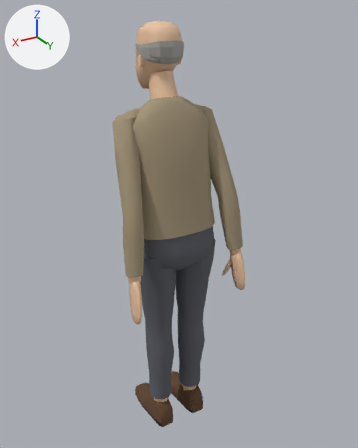
The Blender file arte/fuentes/personajes/persona_mayor.blend as it was, and as the next commit left it.
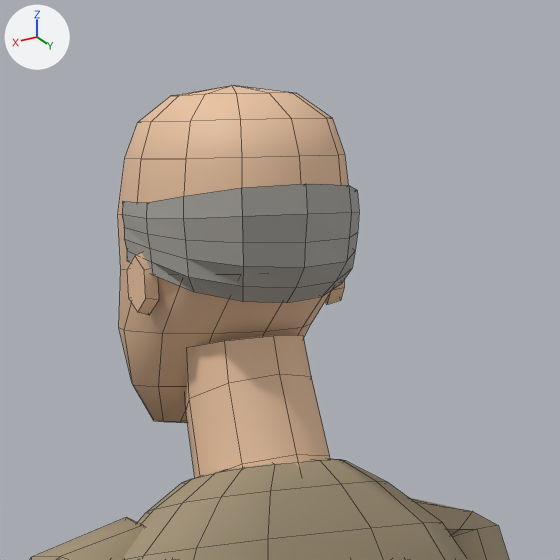
Each version is shown whole from a camera (50 mm lens) standing at (0.889, 1.513, 1.67) and looking at (-0.042, -0.04, 0.894), then close up on the part from 31% to 63% of the width and 1% to 26% of the height. Lighting does not change. The marker at upper left points along +X, +Y and +Z. The first two pictures are the older version. The close-ups show mesh edges as thin lines.

Names of what the first close-up shows: 'pelo', 'persona_mayor_cuerpo'.
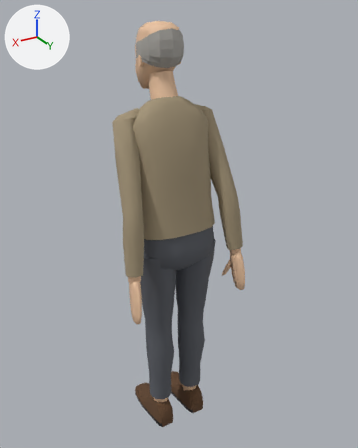
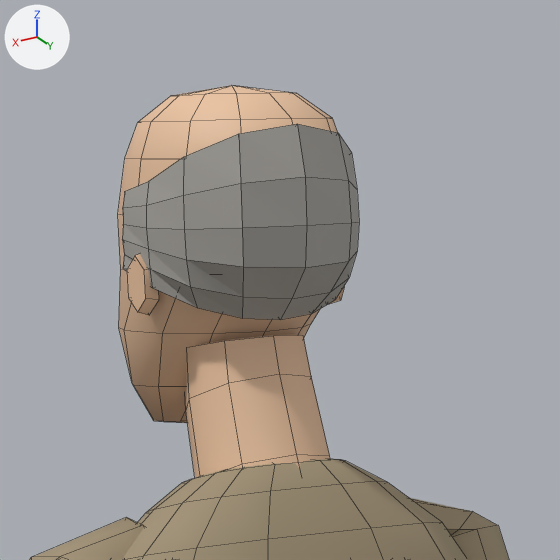
Scene script edits in JSON lines:
```json
{"block": "me_pelo", "where": "# used by ob_pelo; parent = ob_punto_pelo; location = (0.0, 0.0, 0.0)"}
{"op": "remove", "block": "me_pelo", "code": "me_pelo.from_pydata(...)  # 114 vertices, 126 faces; spans x -0.081..0.081, y -0.1..0.097, z 0.061..0.148"}
{"op": "add", "block": "me_pelo", "code": "me_pelo.from_pydata(...)  # 114 vertices, 126 faces; spans x -0.082..0.082, y -0.1..0.095, z 0.049..0.179"}
{"block": "me_pelo", "change": "me_pelo part 1: 88 of 114 vertices moved; they spanned x -0.081..0.081, y -0.088..0.097, z 0.061..0.141 and now span x -0.082..0.082, y -0.088..0.095, z 0.049..0.179; mean shift (0.0, -0.001, 0.004); largest move (0.0, 0.095, 0.141) -> (0.0, 0.085, 0.179)"}
```

Pixel boxes [x1, y1, x2, y2] of what changed, in the close-ups (560 x 560 px):
```json
{"object": "pelo", "change": "reshaped", "before": [122, 184, 359, 303], "after": [122, 124, 359, 320]}
```
